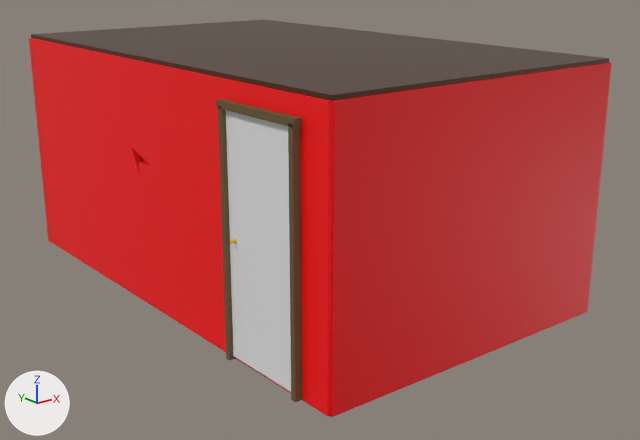
The Blender file Assets/Models/01_Bedroom_Normal.blend, before and after one commit.
The view is the same before and after, from a 50 mm lens placed at (-14.3, -17.4, 8.3), pointed at (6.6, 8.7, -2.1). Lighting does not change. The marker at lower left points along +X, +Y and +Z.

The first picture shows 'Ceiling', 'Door', 'DoorFrame', 'Wall_Short', 'Walls_Long'.
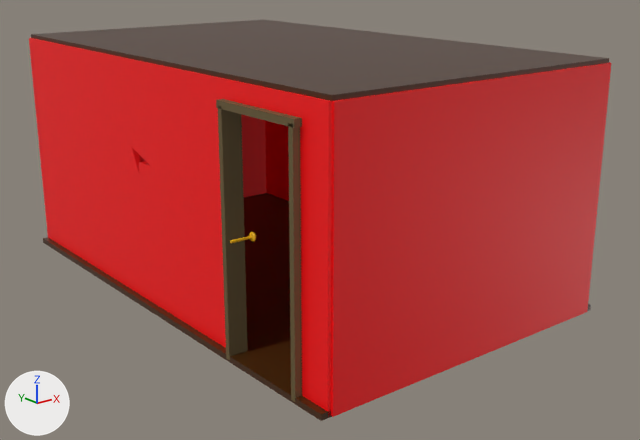
What differs and where, as boxes (x1, y1, x2, y2) in the pictures (640 x 440 px):
'Door', hidden: before (226, 110, 291, 392)
'Floor', rescaled (not visible before): after (43, 193, 591, 421)
part 1 of me_cube, built on: before (204, 75, 329, 416); after (204, 75, 329, 411)

The change, as a list of edits to the scene's bpy script:
```text
Change me_cube:
    used by ob_walls_long; location = (0.0, 1.0, 0.0)
    remove me_cube.from_pydata(...)  # 176 vertices, 128 faces; spans x -0.1..12.1, y -1.0..19.0, z -4.5..4.5
    add me_cube.from_pydata(...)  # 258 vertices, 163 faces, 10 loose edges; spans x -0.4..12.1, y -1.0..19.0, z -4.5..4.5
    me_cube part 1
    10 faces are deleted
    68 vertices are added at x -0.4..0.4, y 0.1..4.0, z -4.5..3.9
    8 new vertices lie (0.0, 0.0, -0.6) away from vertices in x -0.1..0.1, y 1.0..3.0, z 4.5
    6 new vertices lie (0.0, -0.6, 0.0) away from vertices in x -0.1..0.1, y 1.0, z -4.4..3.7
    10 loose edges are added
    45 new faces join them
Change ob_floor:
    ob_floor.scale: (6.0, 10.0, 0.1) -> (6.34, 10.0, 0.106)
Change ob_door:
    add ob_door.hide_set(True)
```
